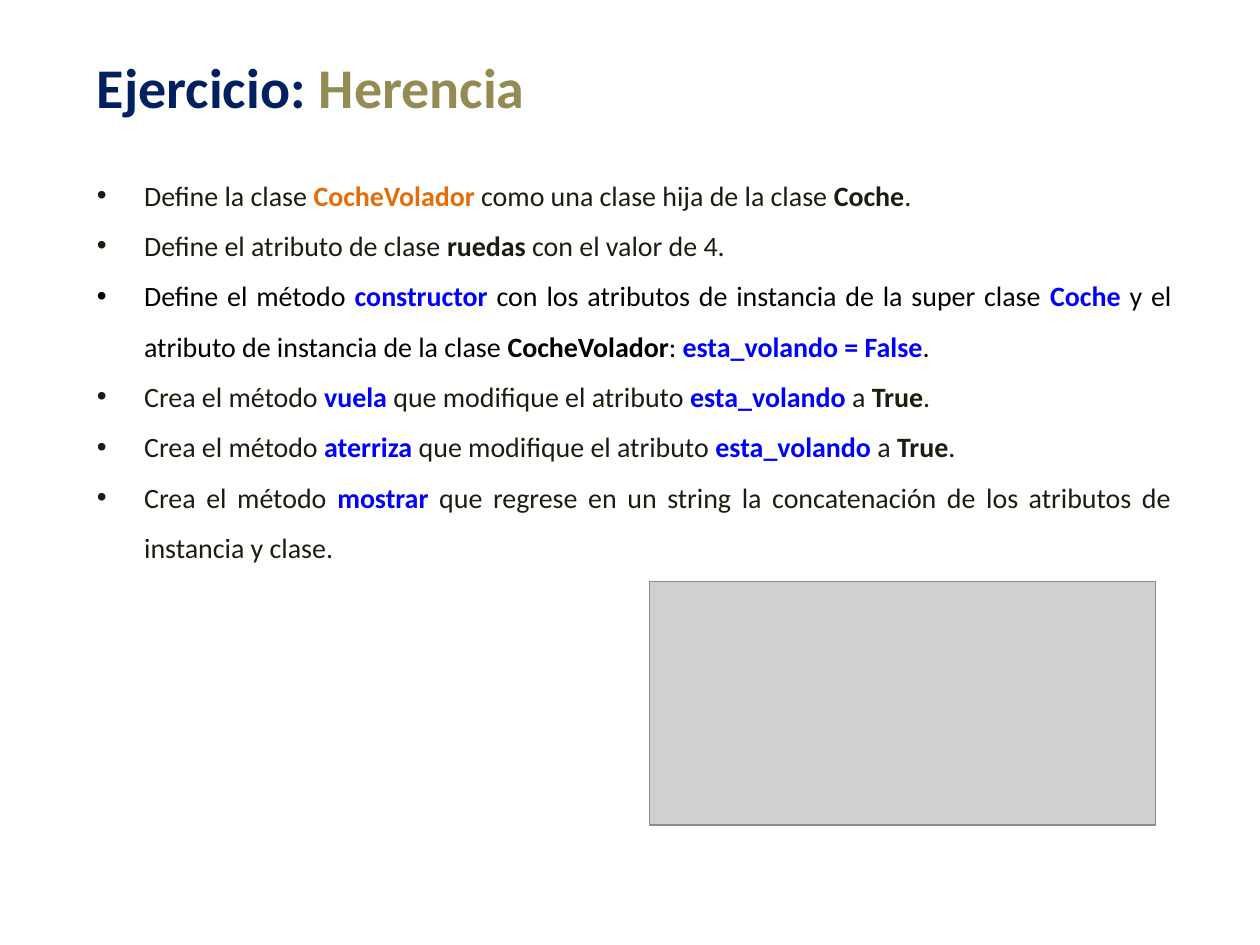
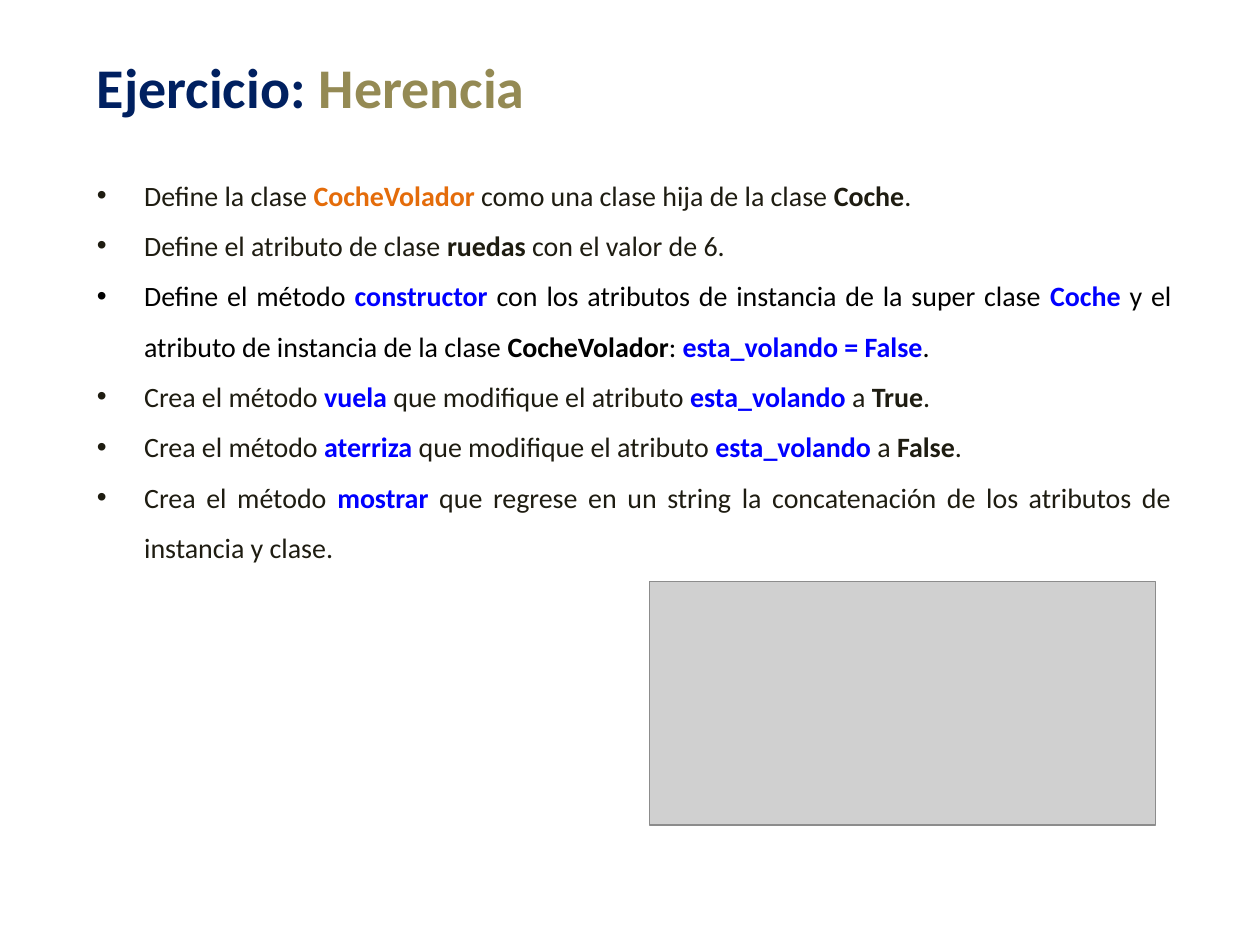
Before and after one commit to lizetheP/Analitica, a slide deck: slide 12 of Calendario2023/presentaciones/16_POO_Herencia.pptx. Drawn at 1260x945 pixels with LibreOffice and Linux fonts; fonts in the diff are those of the drawing; grey boxes stand for pictures. Boxes give left, top, right and bottom in pixels: in the first picture for what was removed or moved away, otherwise in the second. Text is boxed around its words. In the diff, an @@ line names an element or a change of style, - is before the commit and + after.

```diff
--- a/Calendario2023/presentaciones/16_POO_Herencia.pptx
+++ b/Calendario2023/presentaciones/16_POO_Herencia.pptx
@@ text at <box>144,236,725,257</box>: text changed @@
-• Define el atributo de clase ruedas con el valor de 4.
+• Define el atributo de clase ruedas con el valor de 6.
@@ text at <box>144,437,962,462</box>: text changed @@
-• Crea el método aterriza que modifique el atributo esta_volando a True.
+• Crea el método aterriza que modifique el atributo esta_volando a False.
```
Also in this commit, not shown: 8 other slides changed, 10 other files.
